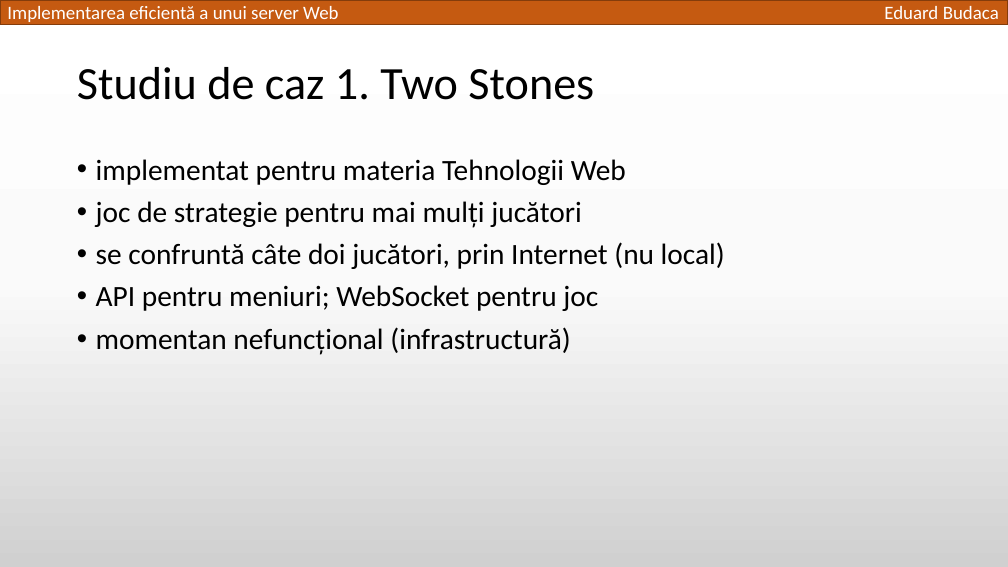
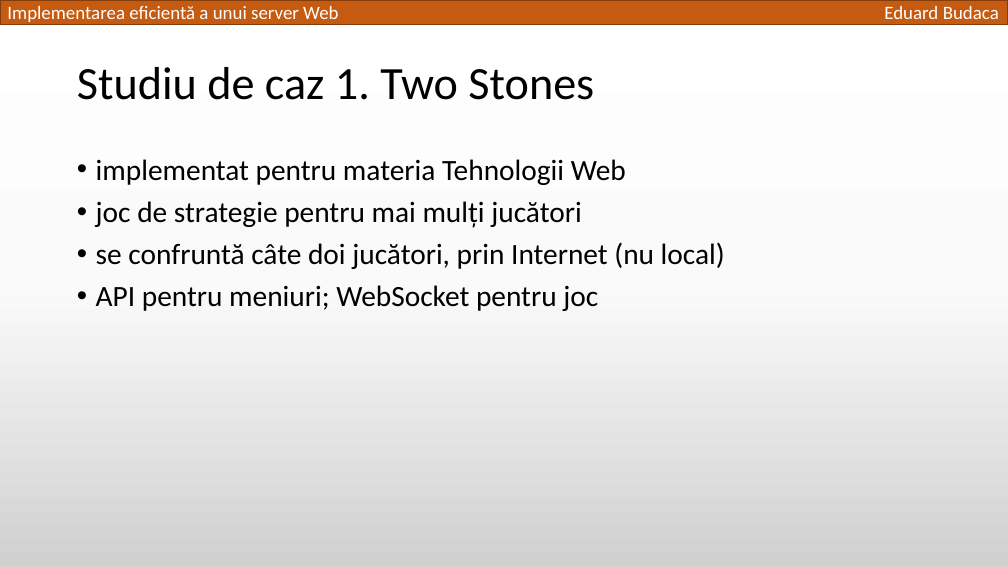
Before and after one commit to TED-996/bachelor-thesis-pack, a slide deck: slide 14 of Licenta2018BudacaEduard/Implementarea eficientă a unui server Web.pptx. Drawn at 1008x567 pixels with LibreOffice and Linux fonts; fonts in the diff are those of the drawing. Boxes give left, top, right and bottom in pixels: in the first picture for what was removed or moved away, otherwise in the second. Text is boxed around its words. In the diff, an @@ line names an element or a change of style, - is before the commit and + after.

```diff
--- a/Licenta2018BudacaEduard/Implementarea eficientă a unui server Web.pptx
+++ b/Licenta2018BudacaEduard/Implementarea eficientă a unui server Web.pptx
@@ text at <box>96,327,570,355</box>: paragraph removed @@
-• momentan nefuncțional (infrastructură)
```
Also in this commit, not shown: 9 other slides changed, 1 slide removed, 2 other files.
